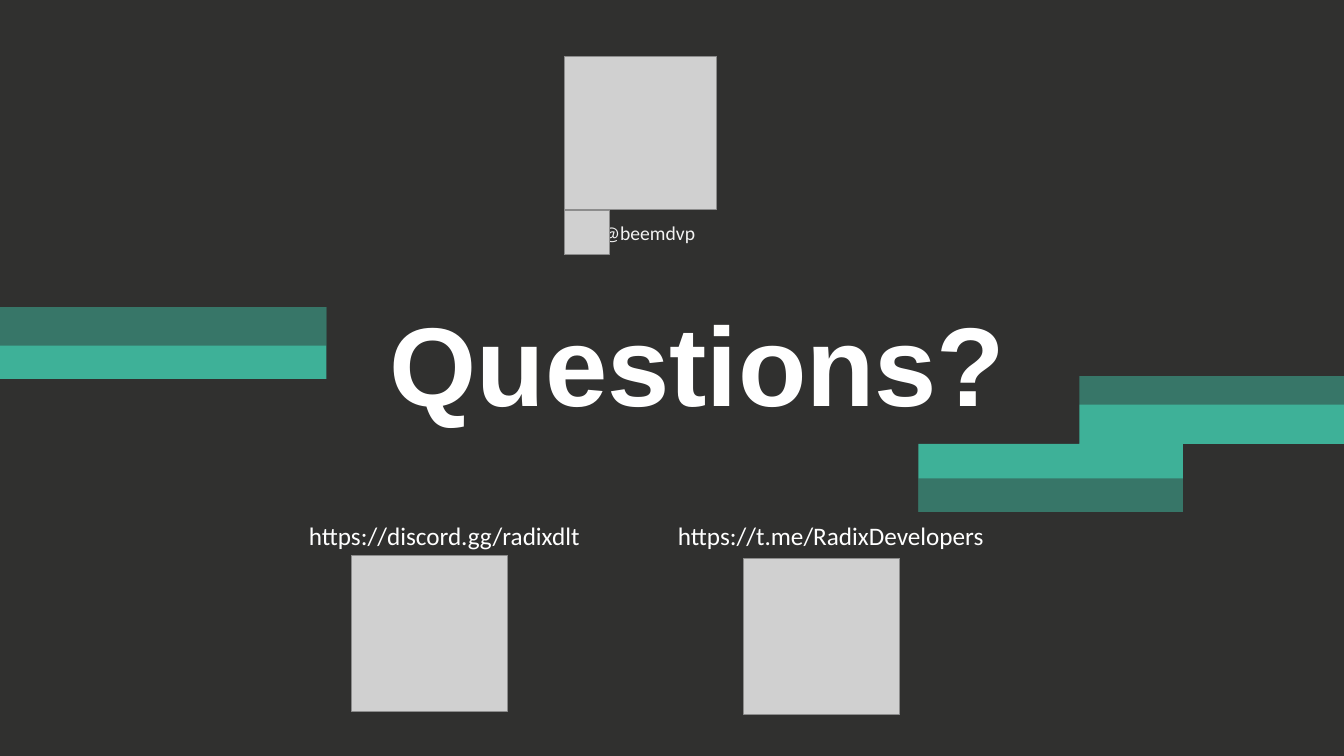
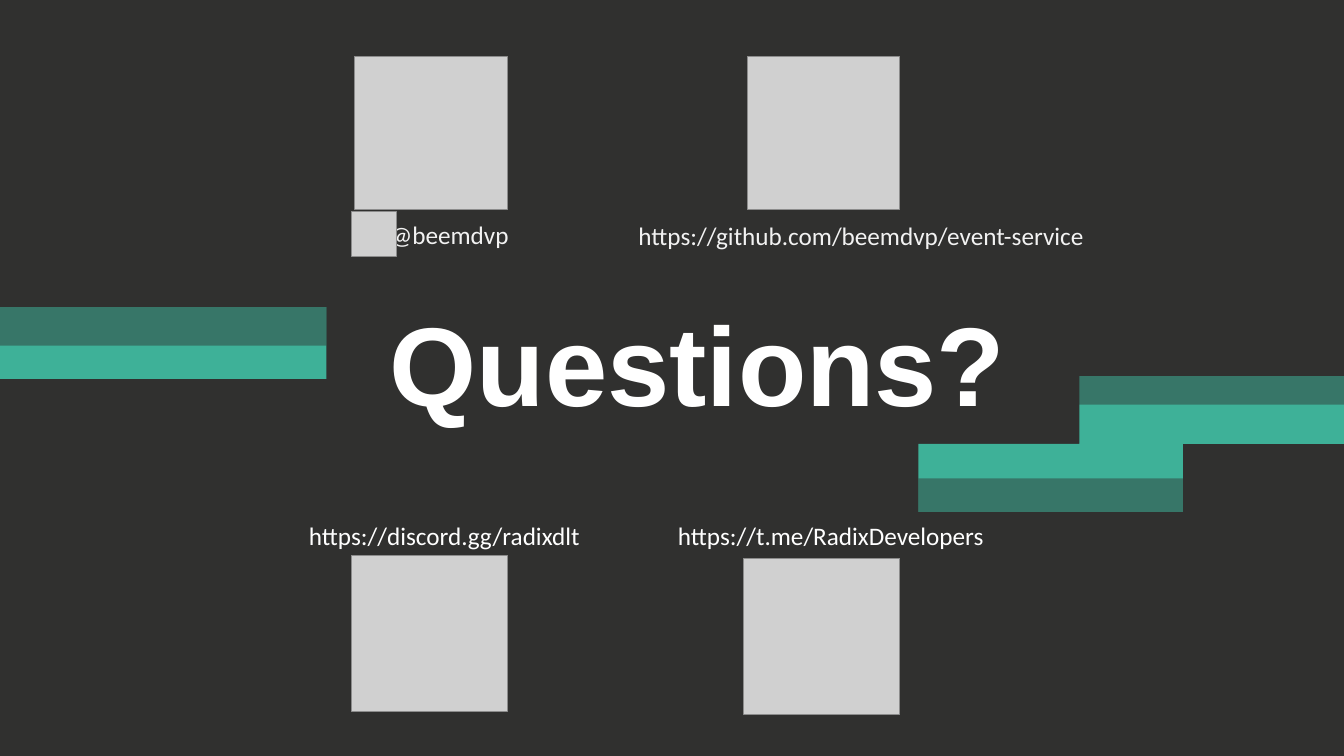
Before and after one commit to beemdvp/event-service, a slide deck: slide 18 of smart-contracts-evolution.pptx. Drawn at 1344x756 pixels with LibreOffice and Linux fonts; fonts in the diff are those of the drawing; grey boxes stand for pictures. Boxes give left, top, right and bottom in pixels: in the first picture for what was removed or moved away, otherwise in the second. Text is boxed around its words. In the diff, an @@ line names an element or a change of style, - is before the commit and + after.

```diff
--- a/smart-contracts-evolution.pptx
+++ b/smart-contracts-evolution.pptx
@@ picture: place and size @@
-picture at bbox=[565, 56, 718, 210]
+picture at bbox=[355, 56, 508, 210]
@@ picture added at bbox=[747, 56, 900, 210] @@
@@ picture: place and size @@
-picture at bbox=[565, 210, 610, 255]
+picture at bbox=[352, 212, 397, 257]
@@ text "@beemdvp": place and size @@
-text "@beemdvp" at bbox=[603, 224, 696, 246]
+text "@beemdvp" at bbox=[390, 224, 509, 251]
@@ text "@beemdvp" at bbox=[390, 224, 509, 251]: size 14 to 18 pt @@
@@ text added at bbox=[638, 227, 1083, 250], 18 pt, text #F2F2F2 @@
+https://github.com/beemdvp/event-service
```
Also in this commit, not shown: 3 other slides changed.
